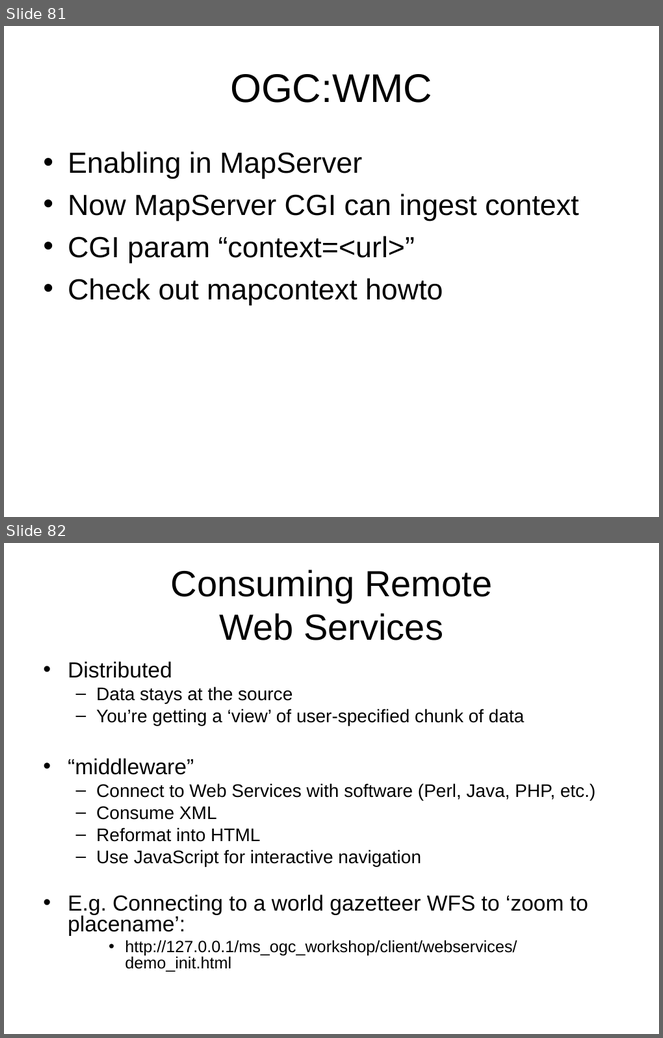
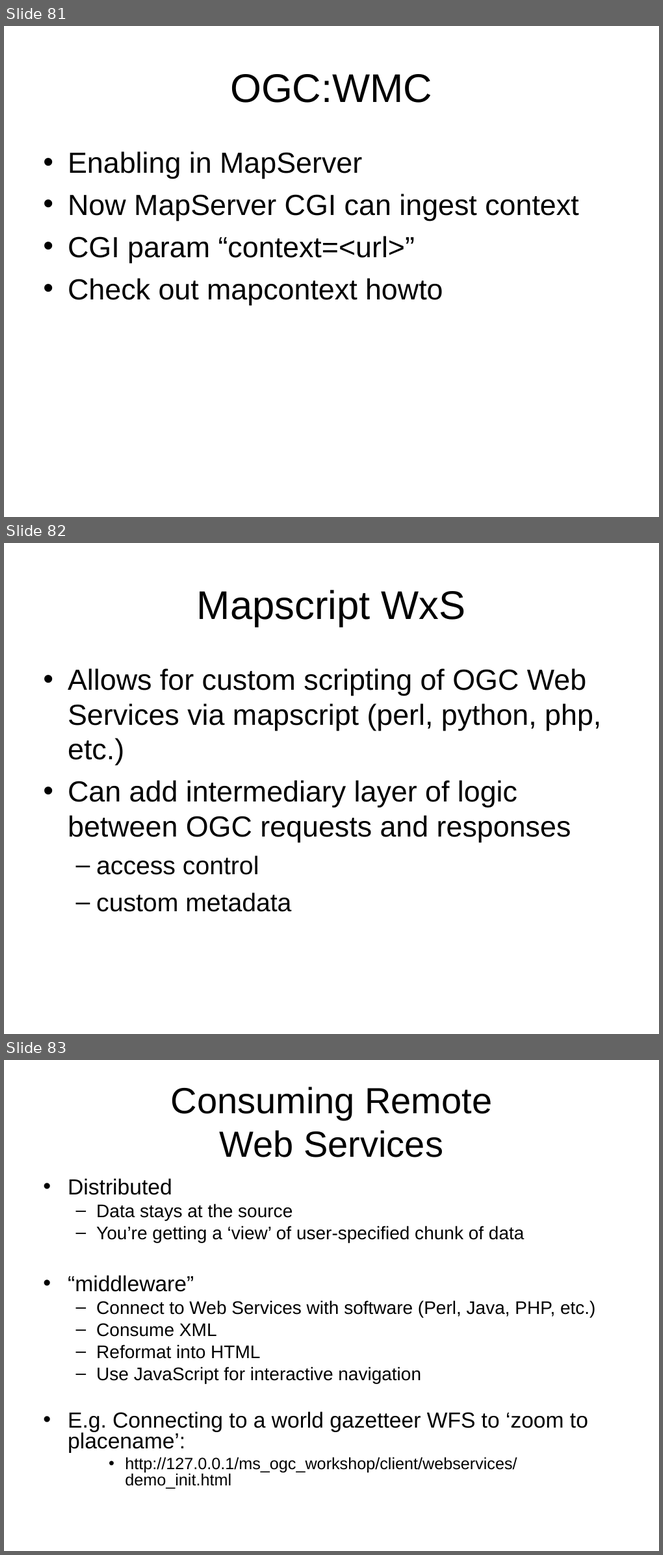
Before and after one commit to MapServer/ms-ogc-workshop, a slide deck: doc/ms_ogc_workshop.ppt. Shown one above the other, each under a label of ours: slides 81 and 82 before the commit, slides 81, 82 and 83 after it. The pictures are 663x1038 and 663x1555 pixels, drawn with LibreOffice and Linux fonts; fonts in the diff are those of the drawing. Boxes give left, top, right and bottom in pixels: in the first picture for what was removed or moved away, otherwise in the second. Text is boxed around its words. In the diff, an @@ line names an element or a change of style, - is before the commit and + after.

Commit message:
added content for Mapscript WxS

```diff
--- a/doc/ms_ogc_workshop.ppt
+++ b/doc/ms_ogc_workshop.ppt
@@ slide 82 added at (4, 543, 659, 1034), background #FFFFFF @@
@@ title added at (197, 590, 466, 627), 44 pt, text #000000 @@
+Mapscript WxS
@@ text added at (68, 668, 601, 912), 32 pt, text #000000 @@
+• Allows for custom scripting of OGC Web Services via mapscript (perl, python, php, etc.)
+• Can add intermediary layer of logic between OGC requests and responses
+  – access control
+  – custom metadata
@@ what was slide 82 is now slide 83 @@
```
